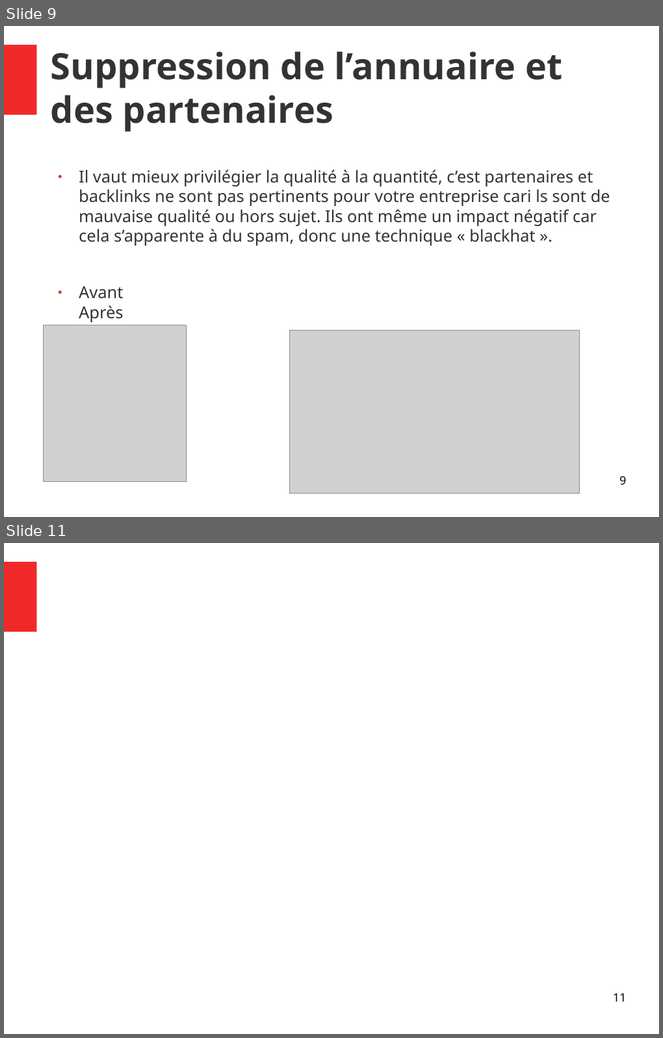
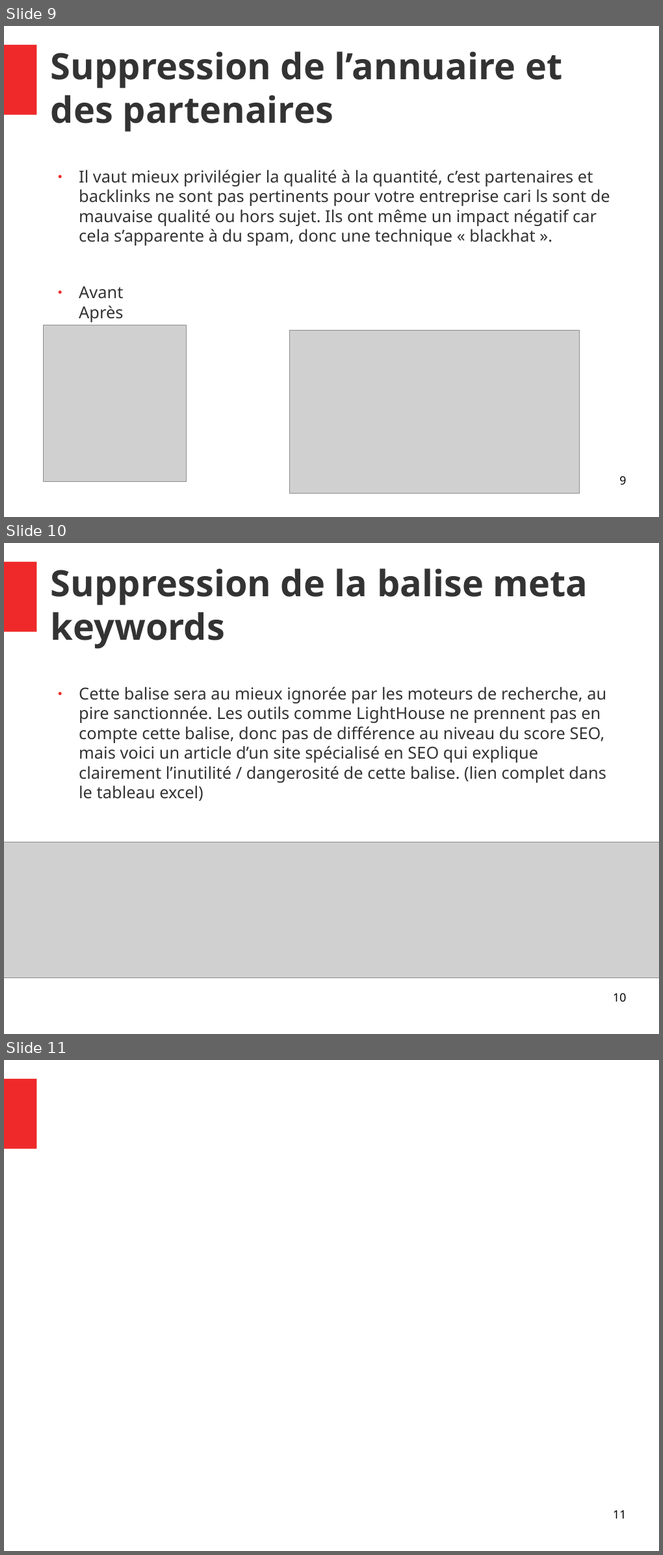
Before and after one commit to Vincent055681/VincentDiRaimondo_4_10052021, a slide deck: audit/Rapport.odp. Shown one above the other, each under a label of ours: slides 9 and 11 before the commit, slides 9, 10 and 11 after it; the slides between them are not shown. The pictures are 663x1038 and 663x1555 pixels, drawn with LibreOffice and Linux fonts; fonts in the diff are those of the drawing; grey boxes stand for pictures. Boxes give left, top, right and bottom in pixels: in the first picture for what was removed or moved away, otherwise in the second. Text is boxed around its words. In the diff, an @@ line names an element or a change of style, - is before the commit and + after.

Commit message:
Suppression des divs keywords

```diff
--- a/audit/Rapport.odp
+++ b/audit/Rapport.odp
@@ slide 10 added at (4, 543, 659, 1034), background #FFFFFF; not listed: 1 template element that a slide beside it also shows @@
@@ title added at (51, 568, 588, 649), 44 pt, text #333333, bold @@
+Suppression de la balise meta keywords
@@ text added at (79, 687, 607, 801), 20 pt, text #333333 @@
+● Cette balise sera au mieux ignorée par les moteurs de recherche, au pire sanctionnée. Les outils comme LightHouse ne prennent pas en compte cette balise, donc pas de différence au niveau du score SEO, mais voici un article d’un site spécialisé en SEO qui explique clairement l’inutilité / dangerosité de cette balise. (lien complet dans le tableau excel)
@@ picture added at (4, 843, 659, 979) @@
@@ page number added at (613, 993, 626, 1002), 14 pt, text #000000 @@
+10
```
Also in this commit, not shown: 1 slide removed, 2 other files.
